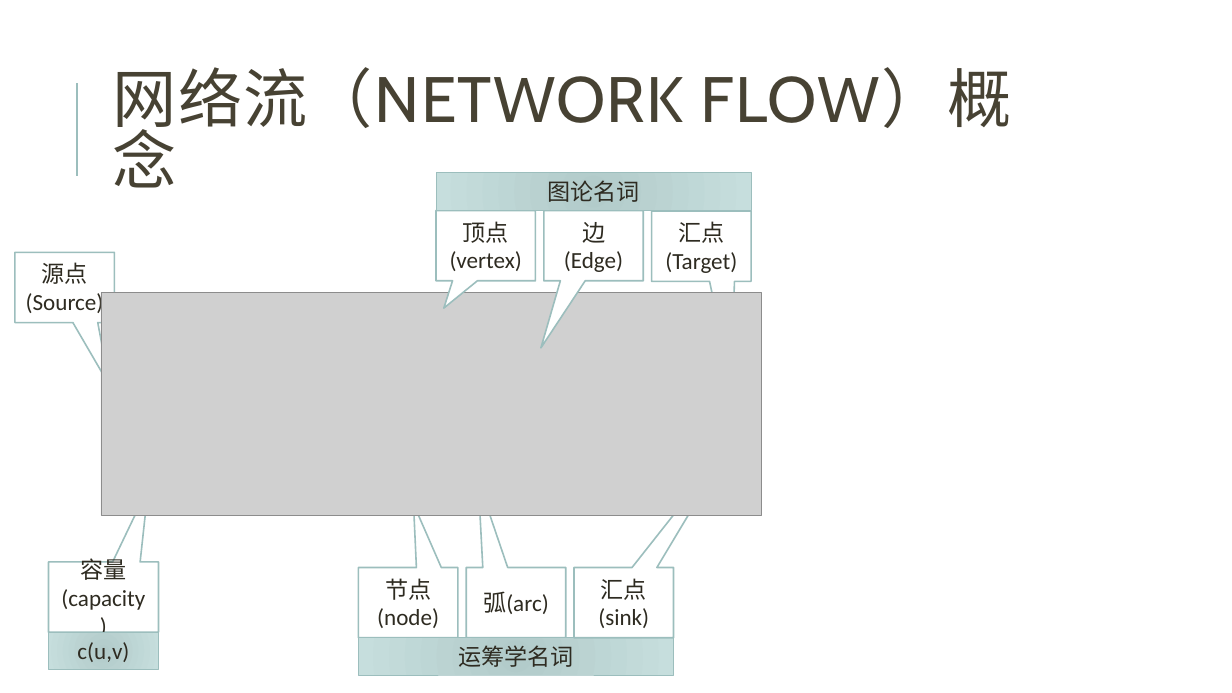
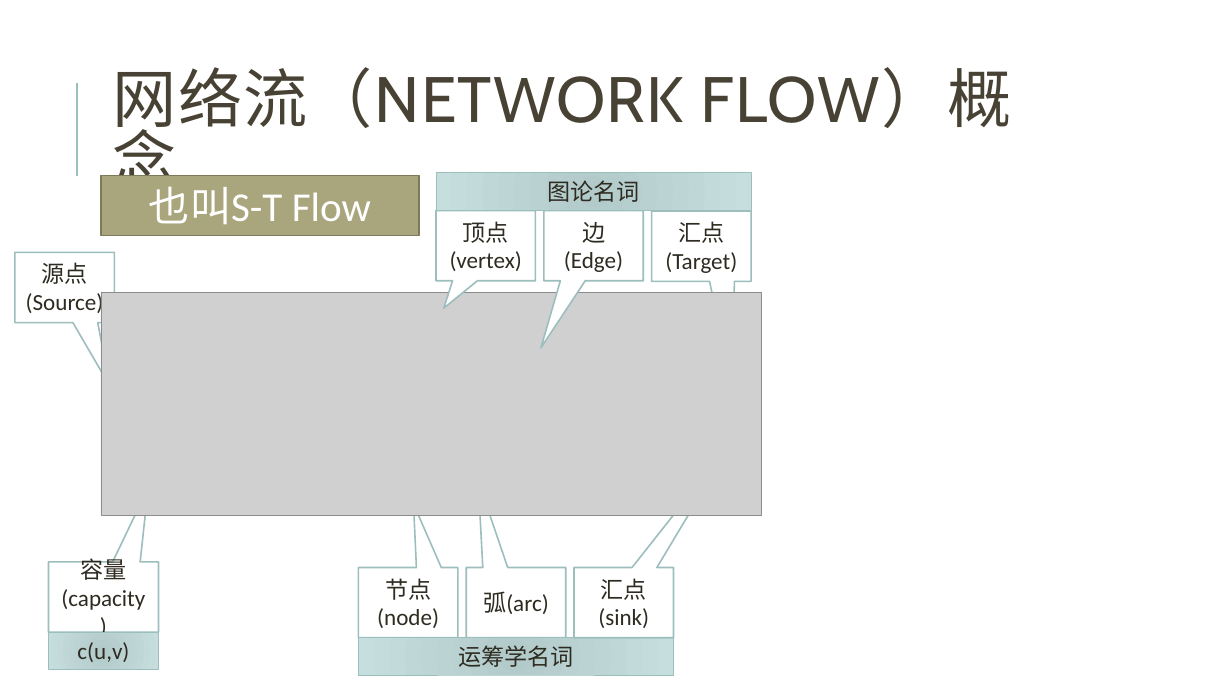
Before and after one commit to gzshawnliang/competitive-programming, a slide deck: slide 2 of doc/NetworkFlow/网络流.pptx. Drawn at 1232x693 pixels with LibreOffice and Linux fonts; fonts in the diff are those of the drawing; grey boxes stand for pictures. Boxes give left, top, right and bottom in pixels: in the first picture for what was removed or moved away, otherwise in the second. Text is boxed around its words. In the diff, an @@ line names an element or a change of style, - is before the commit and + after.

```diff
--- a/doc/NetworkFlow/网络流.pptx
+++ b/doc/NetworkFlow/网络流.pptx
@@ rectangle added at (x1=101, y1=176, x2=419, y2=236), fill #A9A57C, outline #7D7A5C 1.25 pt, 32 pt, text #FFFFFF @@
+也叫S-T Flow
```
